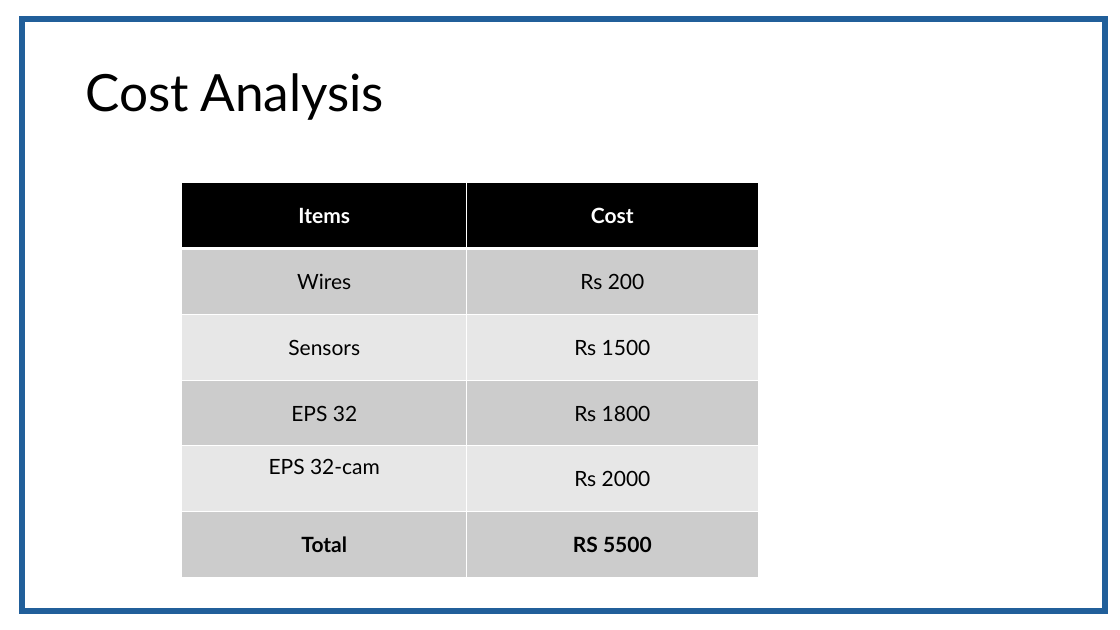
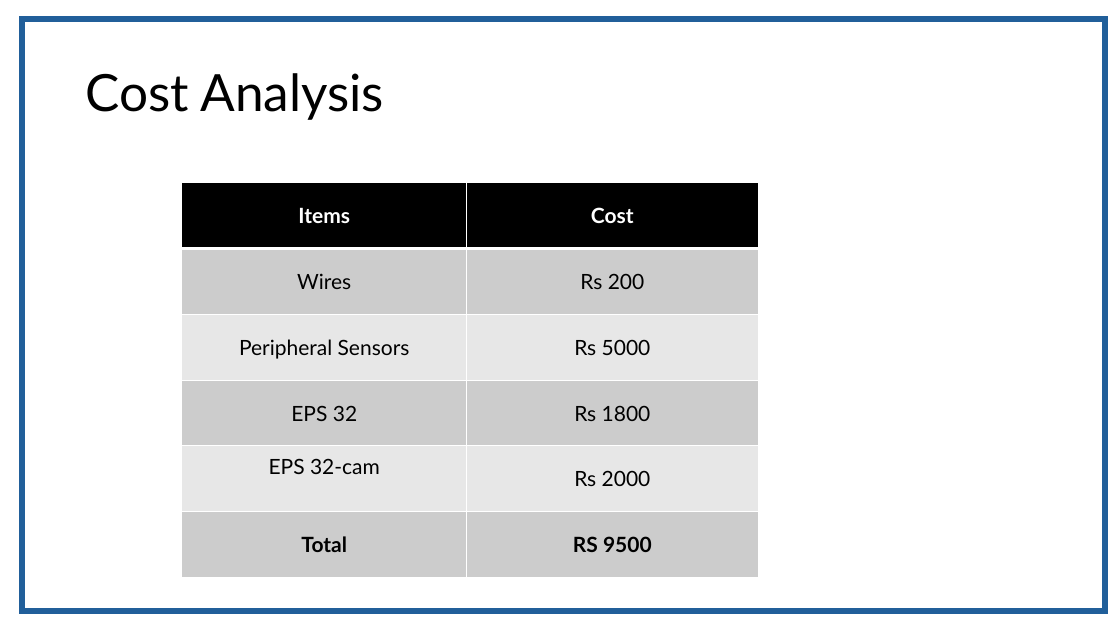
Before and after one commit to fasih124/FYP_203, a slide deck: slide 22 of Requirement/specification/CareNest.pptx. Drawn at 1120x630 pixels with LibreOffice and Linux fonts; fonts in the diff are those of the drawing. Boxes give left, top, right and bottom in pixels: in the first picture for what was removed or moved away, otherwise in the second. Text is boxed around its words. In the diff, an @@ line names an element or a change of style, - is before the commit and + after.

Commit message:
fix bug in file

```diff
--- a/Requirement/specification/CareNest.pptx
+++ b/Requirement/specification/CareNest.pptx
@@ table at <box>182,183,759,578</box> @@
-row 3, column 1: Sensors
+row 3, column 1: Peripheral Sensors
-row 3, column 2: Rs 1500
+row 3, column 2: Rs 5000
-row 6, column 2: RS 5500
+row 6, column 2: RS 9500
```
Also in this commit, not shown: 1 other slide changed.
